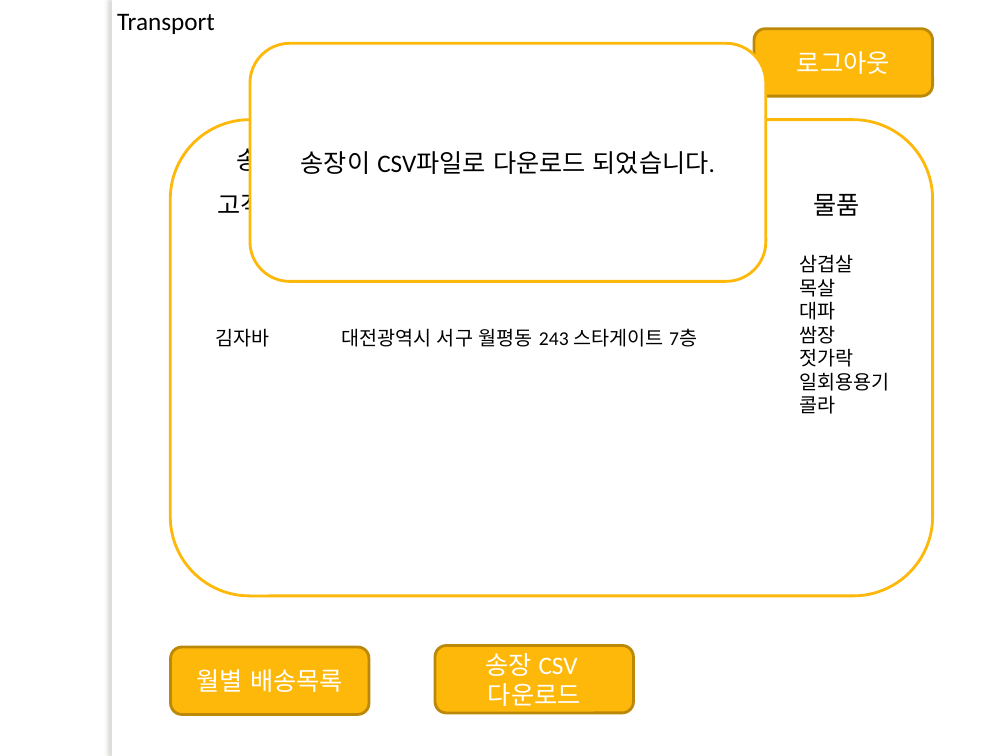
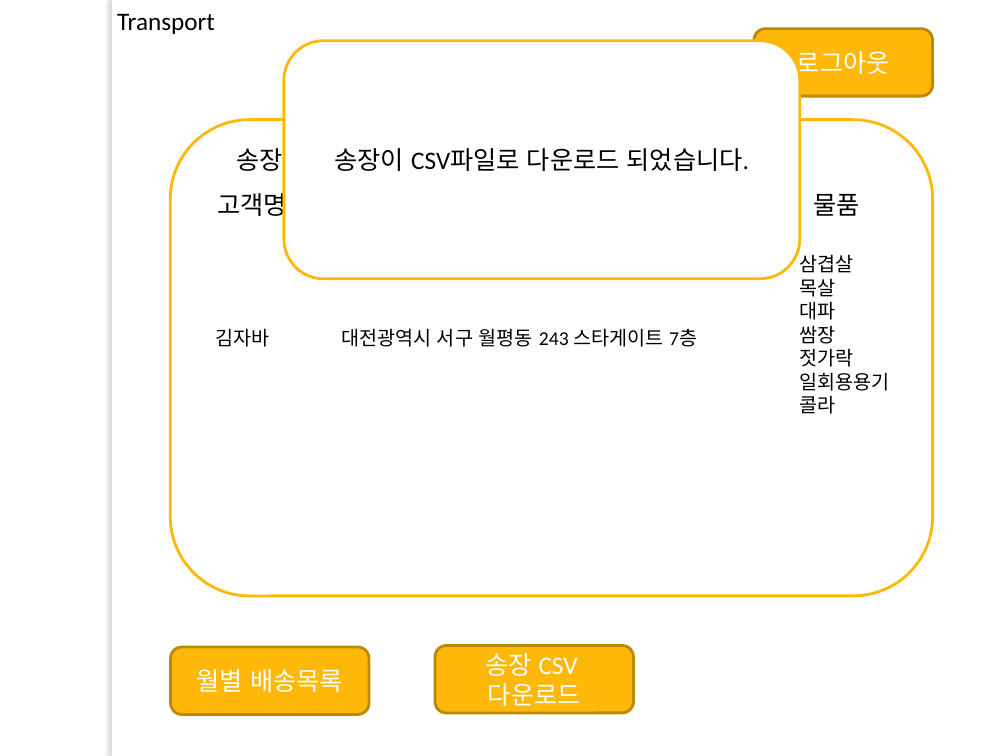
Before and after one commit to lx9203/fulfillmentBlue, a slide deck: slide 8 of 프레젠테이션1.pptx. Drawn at 1008x756 pixels with LibreOffice and Linux fonts; fonts in the diff are those of the drawing; background and template pictures are left out. Boxes give left, top, right and bottom in pixels: in the first picture for what was removed or moved away, otherwise in the second. Text is boxed around its words. In the diff, an @@ line names an element or a change of style, - is before the commit and + after.

```diff
--- a/프레젠테이션1.pptx
+++ b/프레젠테이션1.pptx
@@ rounded rectangle "송장이 CSV파일로 다운로드 되었습니다.": place and size @@
-rounded rectangle "송장이 CSV파일로 다운로드 되었습니다." at [250, 43, 766, 281]
+rounded rectangle "송장이 CSV파일로 다운로드 되었습니다." at [284, 40, 800, 278]
```
Also in this commit, not shown: 1 other slide changed.
